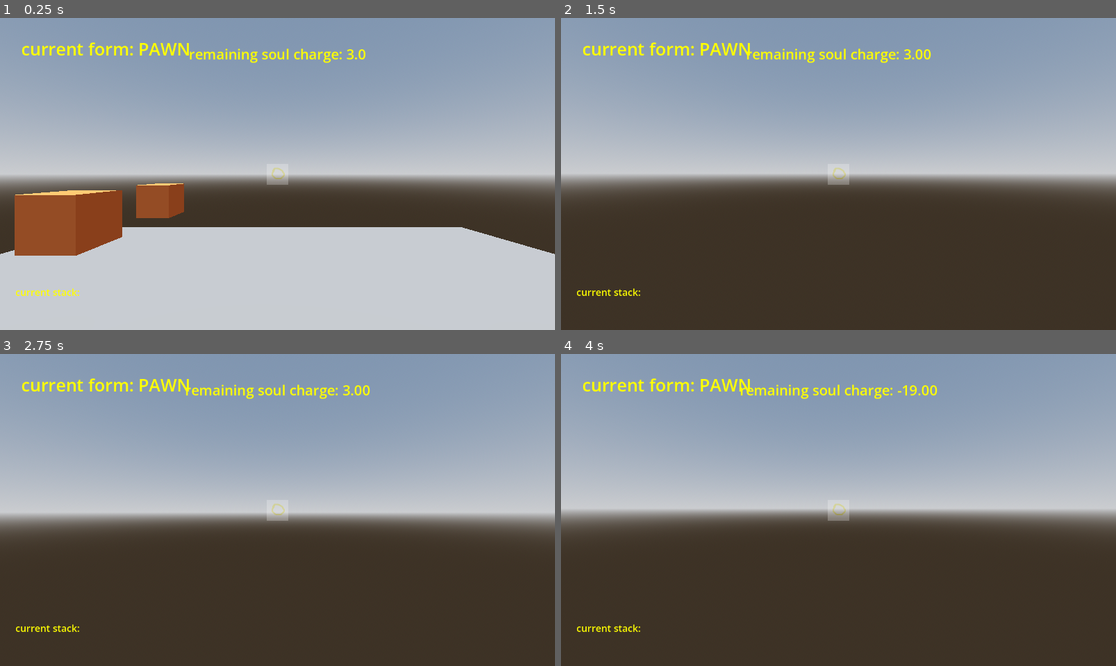
Above: before the commit, frames 1-4 (two rows, left to right).
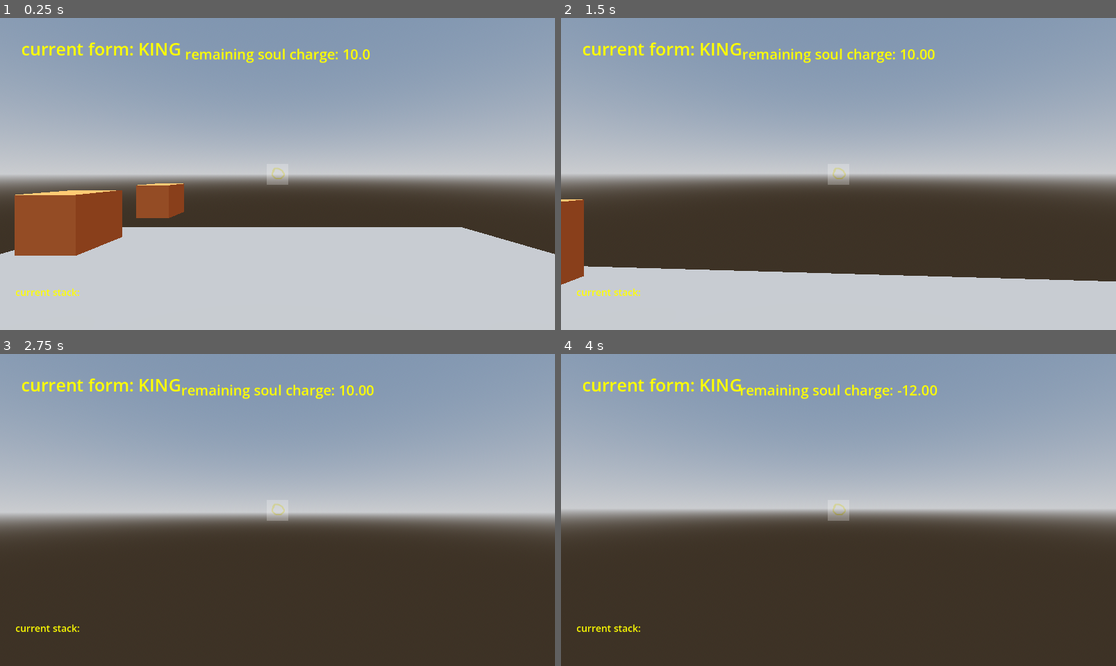
Above: after the commit, the same moments.

Repository: MarGamaDev/wolfenlike
Game: Godot game, scene res://Player/player test/player_test.tscn
Two runs of this game, one before a commit and one after it. Both use one fixed random seed, a clock stepped at 60 frames per second and the inputs below.
Inputs (mouse positions are in pixels of both pictures, inside the frame that each line leads up to):
- Up to frame 1 (0.25 s): no input
- Up to frame 2 (1.5 s): tap Enter at 0.5 s; move the mouse to (866, 174) at 0.52 s; hold W (player_forward) from 0.53 s (still down); right-click (866, 174) at 0.6 s; move the mouse to (810, 174) at 1.27 s; click (810, 174) at 1.35 s
- Up to frame 3 (2.75 s): keep holding W (player_forward); right-click (249, 510) at 1.55 s; move the mouse to (288, 503) at 2.02 s; right-click (288, 503) at 2.1 s
- Up to frame 4 (4 s): keep holding W (player_forward); tap Space (space) at 2.75, 2.85 s; move the mouse to (832, 516) at 2.77 s; right-click (832, 516) at 3.05 s; tap Enter at 3.5 s; move the mouse to (877, 513) at 3.52 s; tap T (test_stop_dash) at 3.6 s; right-click (877, 513) at 3.8 s

The runs differ from the first frame. In frame 1, 0.8% of the frame differs, in the area x 25-67%, y 8-15%; in frame 2, 20%, in the area x 0-100%, y 8-100%; in frame 3, 0.8%; in frame 4, 0.2%.

Commit message:
added a blast for queen

Diff:
--- a/Player/Forms/queen_form.gd
+++ b/Player/Forms/queen_form.gd
@@ -5,6 +5,9 @@
 @export var starting_soul : int = 10
 @export var queen_passive_soul_drain_rate : float = 0.01
 @export var shotgun_pellet_damage : float = 2
+
+@onready var blast_area : Area3D = $FinalBlast
+@export var blast_damage : float = 4
 
 func initialize(set_player : Player) -> void:
 	super(set_player)
@@ -31,3 +34,11 @@
 func on_process_update(delta : float) -> void:
 	super(delta)
 	player.consume_soul(queen_passive_soul_drain_rate)
+
+func handle_movement_ability() -> void:
+	if blast_area.get_overlapping_bodies().is_empty() == false:
+		for body in blast_area.get_overlapping_bodies():
+			if body.is_in_group("enemy"):
+				body.on_hit(blast_damage)
+	await get_tree().create_timer(0.3).timeout
+	player.consume_soul(player.remaining_soul)
--- a/Player/Forms/queen_form.tscn
+++ b/Player/Forms/queen_form.tscn
@@ -2,5 +2,19 @@
 
 [ext_resource type="Script" uid="uid://d424w7p0il16" path="res://Player/Forms/queen_form.gd" id="1_0k22j"]
 
+[sub_resource type="CylinderShape3D" id="CylinderShape3D_0k22j"]
+height = 0.3232422
+radius = 2.3432617
+
 [node name="QueenForm" type="Node3D" unique_id=1041798464]
 script = ExtResource("1_0k22j")
+
+[node name="FinalBlast" type="Area3D" parent="." unique_id=1930781217]
+visible = false
+collision_layer = 0
+collision_mask = 2
+monitorable = false
+
+[node name="CollisionShape3D" type="CollisionShape3D" parent="FinalBlast" unique_id=992628217]
+shape = SubResource("CylinderShape3D_0k22j")
+debug_color = Color(0, 0.63529414, 0.07450981, 1)
--- a/Player/player test/player_test.tscn
+++ b/Player/player test/player_test.tscn
@@ -32,7 +32,7 @@
 
 [node name="Player" parent="." unique_id=590664996 node_paths=PackedStringArray("test_soul_label", "test_stack_label", "name_label_test") groups=["player"] instance=ExtResource("1_r0ush")]
 transform = Transform3D(1, 0, 0, 0, 1, 0, 0, 0, 1, 0, 1.8187981, 0)
-test_form = 1
+test_form = 0
 test_soul_label = NodePath("../temp ui/SoulTestLabel")
 test_stack_label = NodePath("../temp ui/testformlabel2")
 name_label_test = NodePath("../temp ui/testformlabel")
--- a/Player/player.tscn
+++ b/Player/player.tscn
@@ -37,8 +37,10 @@
 [node name="PlayerForms" type="Node3D" parent="." unique_id=263127909]
 
 [node name="RookForm" parent="PlayerForms" unique_id=109350884 instance=ExtResource("9_x3vf3")]
+starting_soul = 5
 
 [node name="BishopForm" parent="PlayerForms" unique_id=1219089504 instance=ExtResource("3_vtle1")]
+starting_soul = 15
 
 [node name="KingForm" parent="PlayerForms" unique_id=483155694 instance=ExtResource("4_od3ui")]
 
